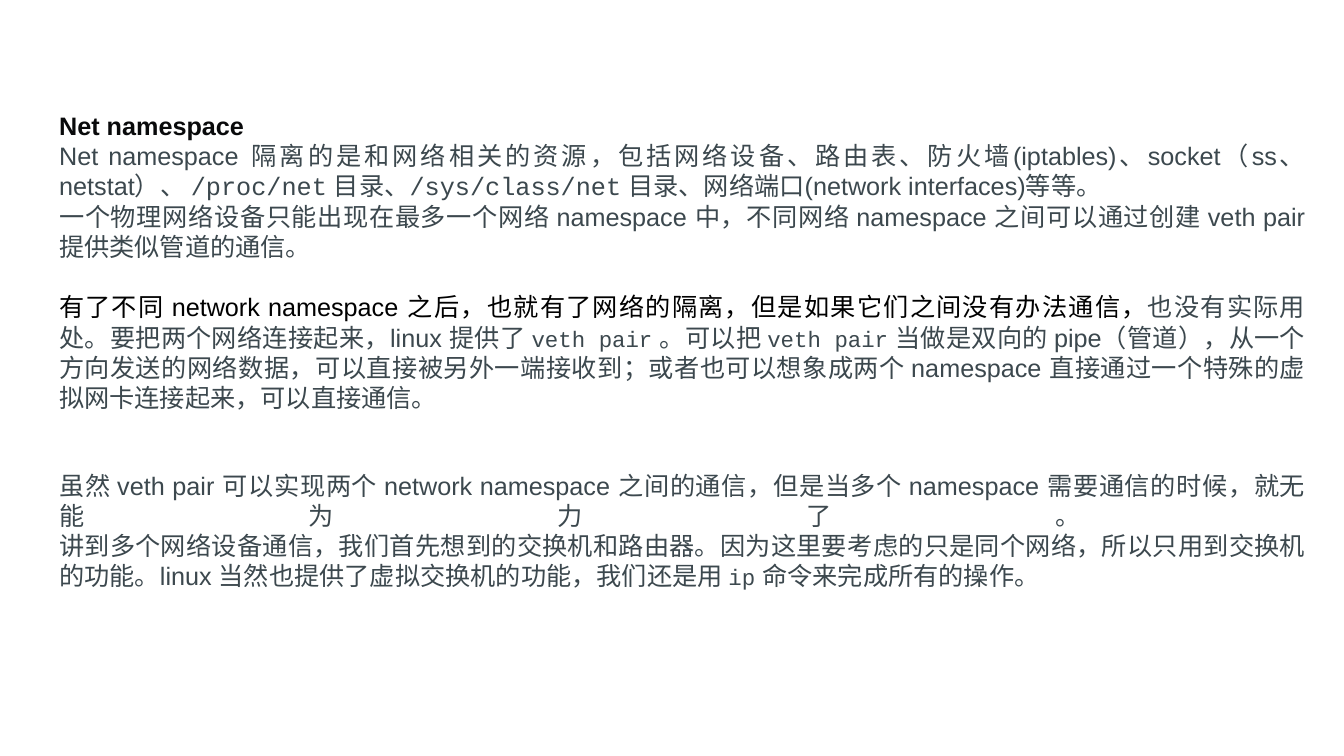
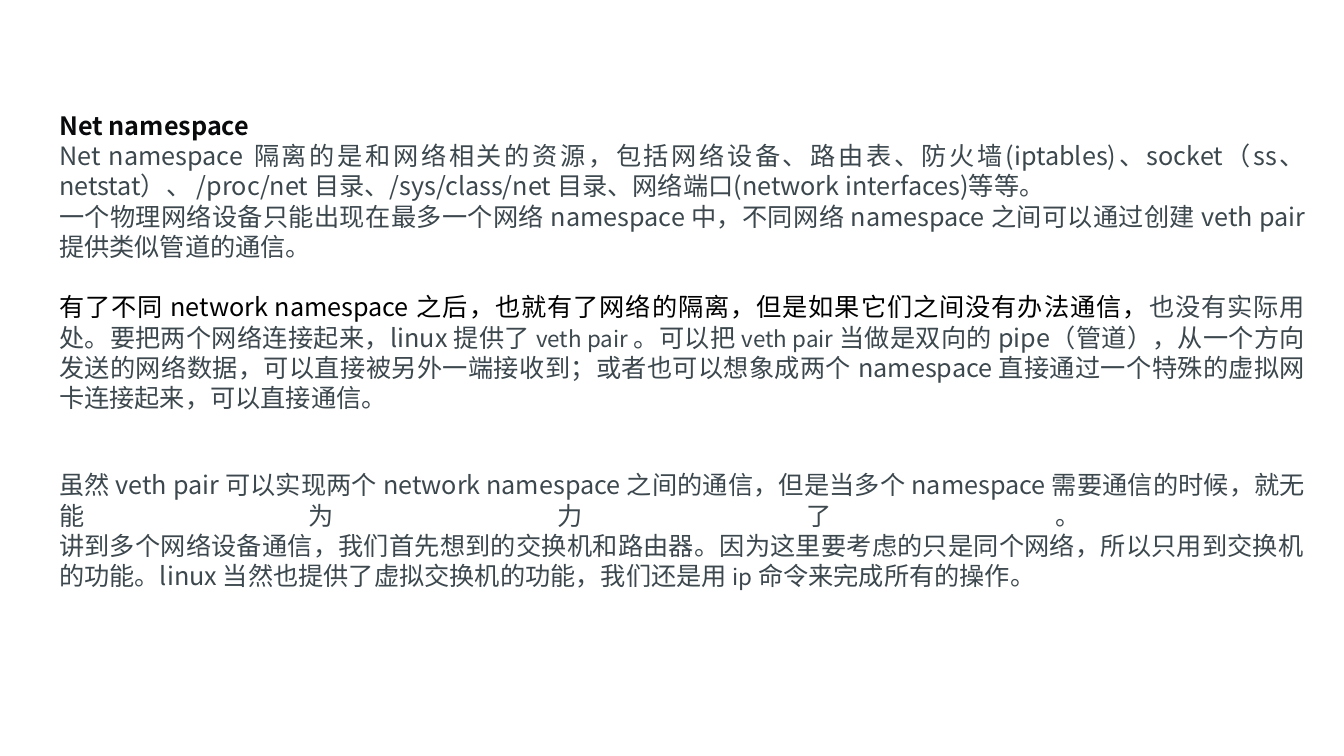
Before and after one commit to axzxs2001/Asp.NetCoreExperiment, a slide deck: slide 5 of Asp.NetCoreExperiment/kubernetes/kubernetes.pptx. Drawn at 1344x756 pixels with LibreOffice and Linux fonts; fonts in the diff are those of the drawing. Boxes give left, top, right and bottom in pixels: in the first picture for what was removed or moved away, otherwise in the second. Text is boxed around its words. In the diff, an @@ line names an element or a change of style, - is before the commit and + after.

```diff
--- a/Asp.NetCoreExperiment/kubernetes/kubernetes.pptx
+++ b/Asp.NetCoreExperiment/kubernetes/kubernetes.pptx
@@ text "Net namespace" at [59, 116, 1305, 590]: font Arial to Noto Sans CJK SC; font Courier New to Noto Sans CJK SC in "/proc/net 目录、/sys/class/net", "veth pair veth pair", "ip" @@
```
Also in this commit, not shown: 2 other slides changed, 14 slides added, 2 other files.
